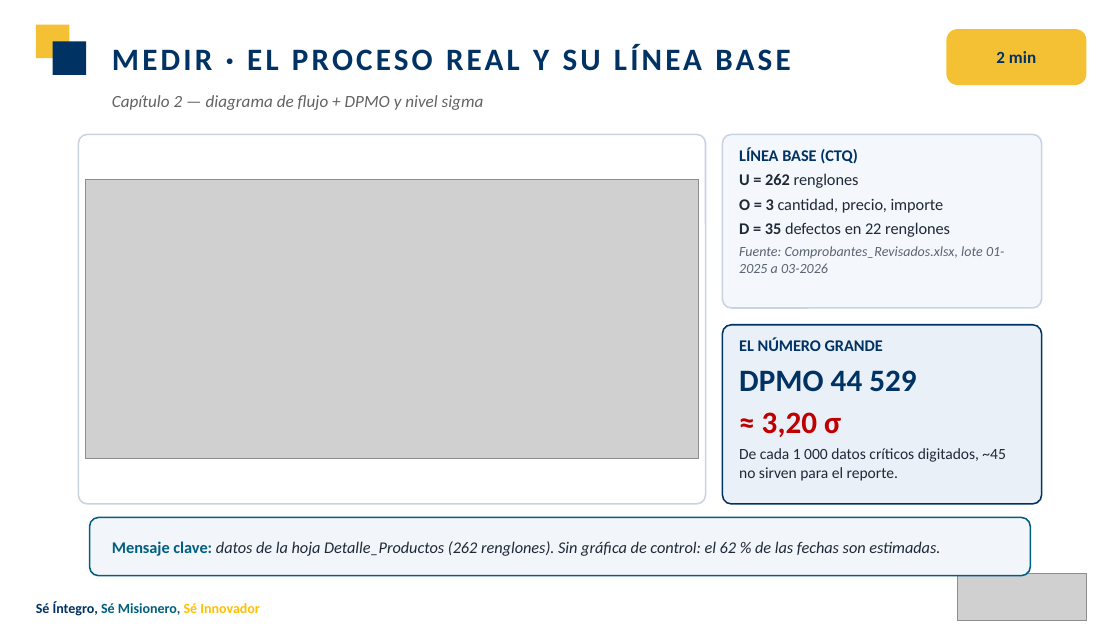
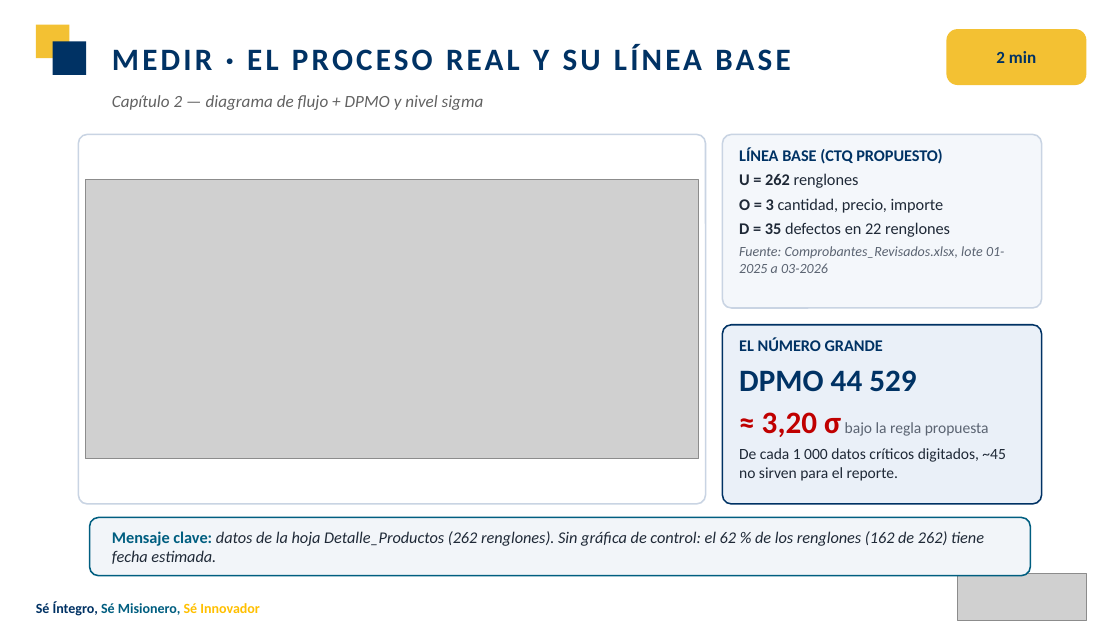
Before and after one commit to Nunclear/hidrocom-mejora-procesos-u3, a slide deck: slide 5 of 04_Producto_Final/U3_Presentacion_HIDROCOM.pptx. Drawn at 1120x630 pixels with LibreOffice and Linux fonts; fonts in the diff are those of the drawing; grey boxes stand for pictures. Boxes give left, top, right and bottom in pixels: in the first picture for what was removed or moved away, otherwise in the second. Text is boxed around its words. In the diff, an @@ line names an element or a change of style, - is before the commit and + after.

```diff
--- a/04_Producto_Final/U3_Presentacion_HIDROCOM.pptx
+++ b/04_Producto_Final/U3_Presentacion_HIDROCOM.pptx
@@ text at (739, 148, 942, 164): text changed @@
-LÍNEA BASE (CTQ)
+LÍNEA BASE (CTQ PROPUESTO)
@@ text at (762, 412, 989, 437): text changed; size 20 to 10 pt; text colour #C00000 to #5B6472; bold off @@
-≈ 3,20 σ
+≈ 3,20 σ bajo la regla propuesta
@@ text at (112, 531, 984, 564): text changed @@
-Mensaje clave: datos de la hoja Detalle_Productos (262 renglones). Sin gráfica de control: el 62 % de las fechas son estimadas.
+Mensaje clave: datos de la hoja Detalle_Productos (262 renglones). Sin gráfica de control: el 62 % de los renglones (162 de 262) tiene fecha estimada.
```
Also in this commit, not shown: 4 other slides changed, 5 other files.
